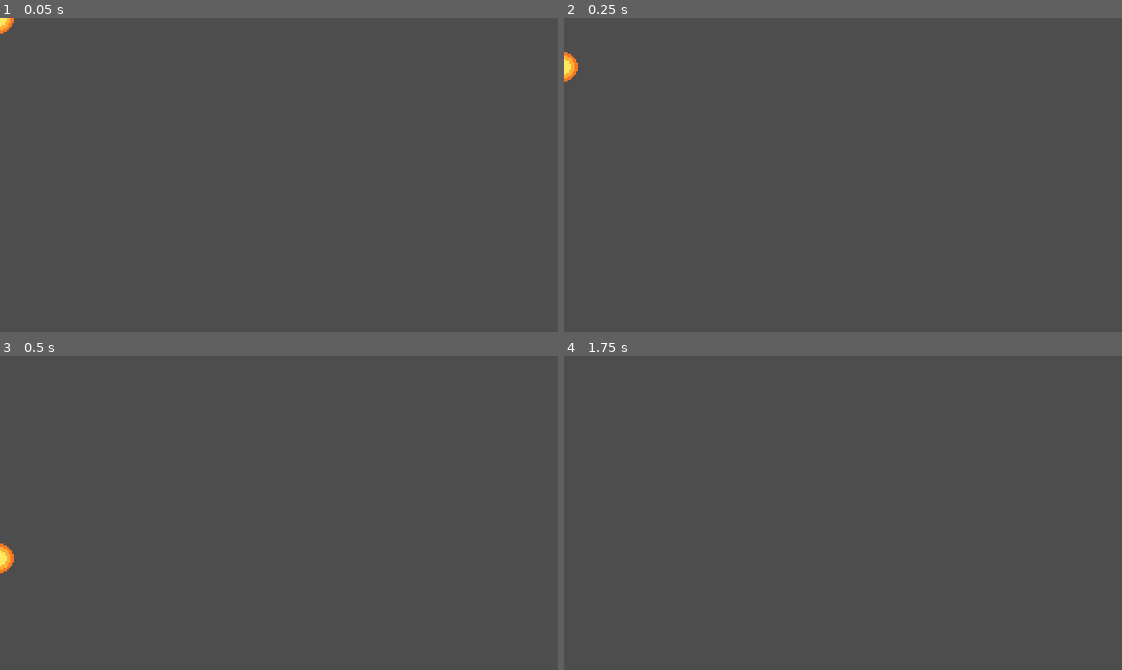
Above: before the commit, frames 1-4 (two rows, left to right).
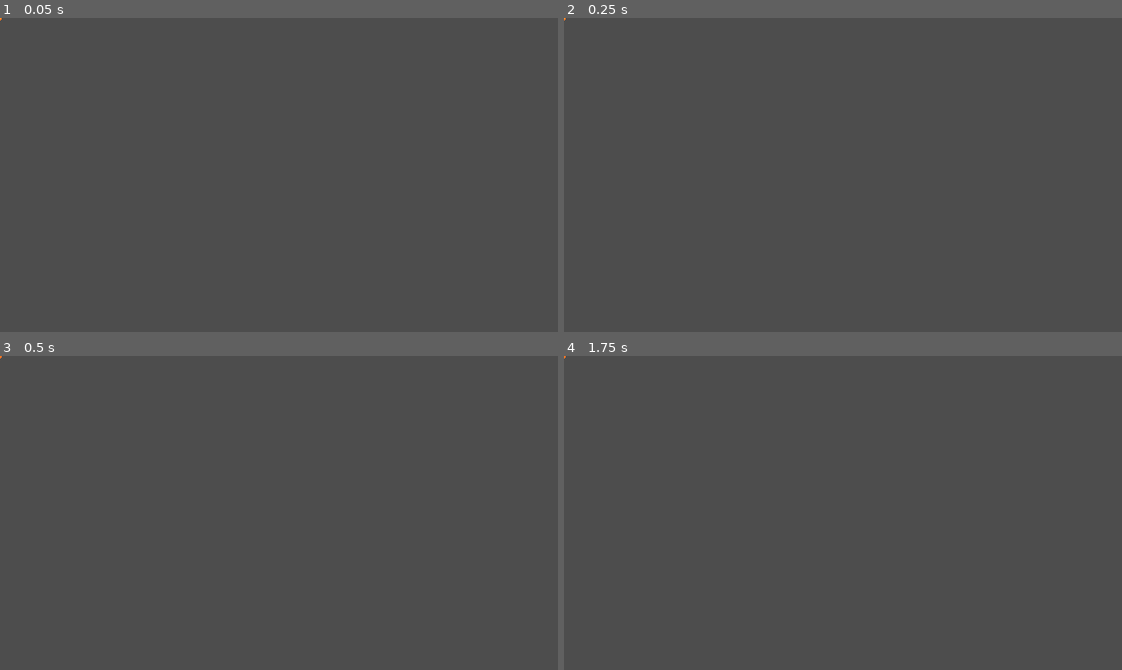
Above: after the commit, the same moments.

Repository: Z3BINI/mirror-attack
Game: Godot game, scene res://scenes/projectiles/fire_ball.tscn
Same seed, same stepped clock (60 frames per second), same inputs: the game is played once before the commit and once after it. The project has no main scene, so this scene is started directly.
Inputs (mouse positions are in pixels of both pictures, inside the frame that each line leads up to):
- Up to frame 1 (0.05 s): no input
- Up to frame 2 (0.25 s): no input
- Up to frame 3 (0.5 s): no input
- Up to frame 4 (1.75 s): move the mouse to (965, 497) at 0.52 s; hold D (move_right) 0.53-1.28 s; tap F (dash) at 0.6 s; tap Enter at 1.25 s; move the mouse to (731, 528) at 1.27 s; hold S (move_down) from 1.28 s (still down); tap Shift (sprint) at 1.35 s

The runs differ from the first frame. In frame 1, 0.1% of the frame differs, in the area x 0-3%, y 0-5%; in frame 2, 0.2%, in the area x 0-3%, y 0-21%; in frame 3, 0.2%; in frame 4, less than 0.1%.

Commit message:
Attached script and gave material
Bouncy material for ricochet effect!

Diff:
--- a/scenes/projectiles/fire_ball.tscn
+++ b/scenes/projectiles/fire_ball.tscn
@@ -1,10 +1,14 @@
-[gd_scene load_steps=8 format=3 uid="uid://bn138qh4o3pk1"]
+[gd_scene load_steps=10 format=3 uid="uid://bn138qh4o3pk1"]
 
+[ext_resource type="Script" path="res://scripts/projectiles/fire_ball.gd" id="1_0a6yb"]
 [ext_resource type="Texture2D" uid="uid://c0g5xa50rjn5v" path="res://assets/Fireball/FB001.png" id="1_6gm8s"]
 [ext_resource type="Texture2D" uid="uid://cmwvlwy26vmej" path="res://assets/Fireball/FB002.png" id="2_npt5w"]
 [ext_resource type="Texture2D" uid="uid://b6tkxmkrqkh1s" path="res://assets/Fireball/FB003.png" id="3_b86xg"]
 [ext_resource type="Texture2D" uid="uid://8f2cjrve8cih" path="res://assets/Fireball/FB004.png" id="4_3pkuq"]
 [ext_resource type="Texture2D" uid="uid://xgg2ltvlfnrk" path="res://assets/Fireball/FB005.png" id="5_wig8u"]
+
+[sub_resource type="PhysicsMaterial" id="PhysicsMaterial_qt0xk"]
+bounce = 1.0
 
 [sub_resource type="SpriteFrames" id="SpriteFrames_i7dxq"]
 animations = [{
@@ -30,18 +34,29 @@
 }]
 
 [sub_resource type="CircleShape2D" id="CircleShape2D_ov2e5"]
-radius = 8.0
+radius = 1.68753
 
 [node name="FireBall" type="RigidBody2D"]
 collision_layer = 32
 collision_mask = 20
-lock_rotation = true
+physics_material_override = SubResource("PhysicsMaterial_qt0xk")
+gravity_scale = 0.0
+continuous_cd = 2
+max_contacts_reported = 5
+contact_monitor = true
+script = ExtResource("1_0a6yb")
+MOVE_STRENGTH = 10000.0
 
 [node name="ProjectileSprite" type="AnimatedSprite2D" parent="."]
-position = Vector2(-13, 1)
+position = Vector2(-3, 0.280932)
+scale = Vector2(0.2, 0.2)
 sprite_frames = SubResource("SpriteFrames_i7dxq")
-frame_progress = 0.204156
+autoplay = "default"
+frame_progress = 0.0374256
 
 [node name="FireBallCollision" type="CollisionShape2D" parent="."]
+position = Vector2(-0.483216, 2.38419e-07)
 shape = SubResource("CircleShape2D_ov2e5")
 debug_color = Color(0.964706, 0.0941176, 0.403922, 0.419608)
+
+[connection signal="body_entered" from="." to="." method="_on_body_entered"]
